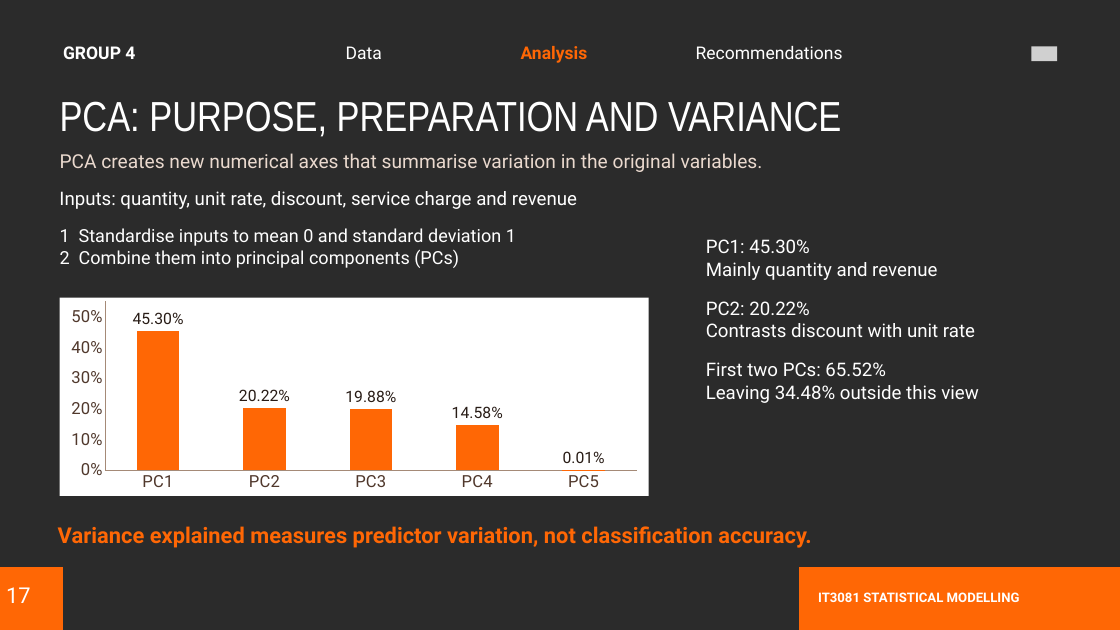
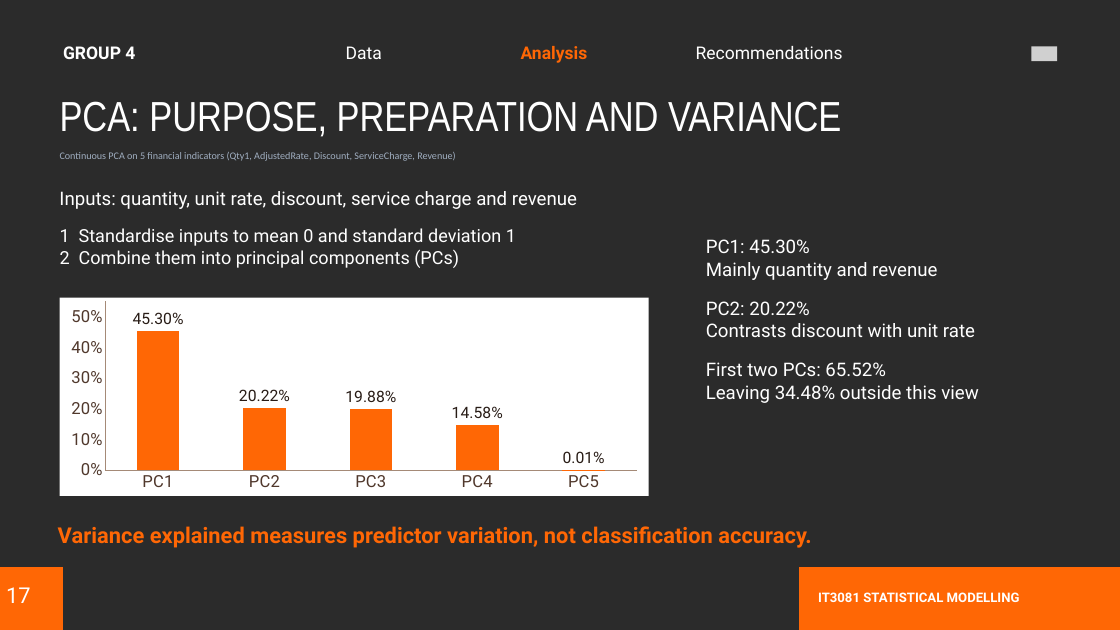
Before and after one commit to raninduwathsal/Uni-SM-Project, a slide deck: slide 17 of SM_Presentation.pptx. Drawn at 1120x630 pixels with LibreOffice and Linux fonts; fonts in the diff are those of the drawing; grey boxes stand for pictures; background and template pictures are left out; a plain dark background stands for a picture behind light text. Boxes give left, top, right and bottom in pixels: in the first picture for what was removed or moved away, otherwise in the second. Text is boxed around its words. In the diff, an @@ line names an element or a change of style, - is before the commit and + after.

```diff
--- a/SM_Presentation.pptx
+++ b/SM_Presentation.pptx
@@ text at [60, 152, 455, 161]: text changed; size 24.8 to 13 pt; font Roboto to Calibri; text colour #EAD9CE to #A0AEC0 @@
-PCA creates new numerical axes that summarise variation in the original variables.
+Continuous PCA on 5 financial indicators (Qty1, AdjustedRate, Discount, ServiceCharge, Revenue)
```
Also in this commit, not shown: 23 other slides changed, 1 slide added, 1 slide removed, 3 other files.
